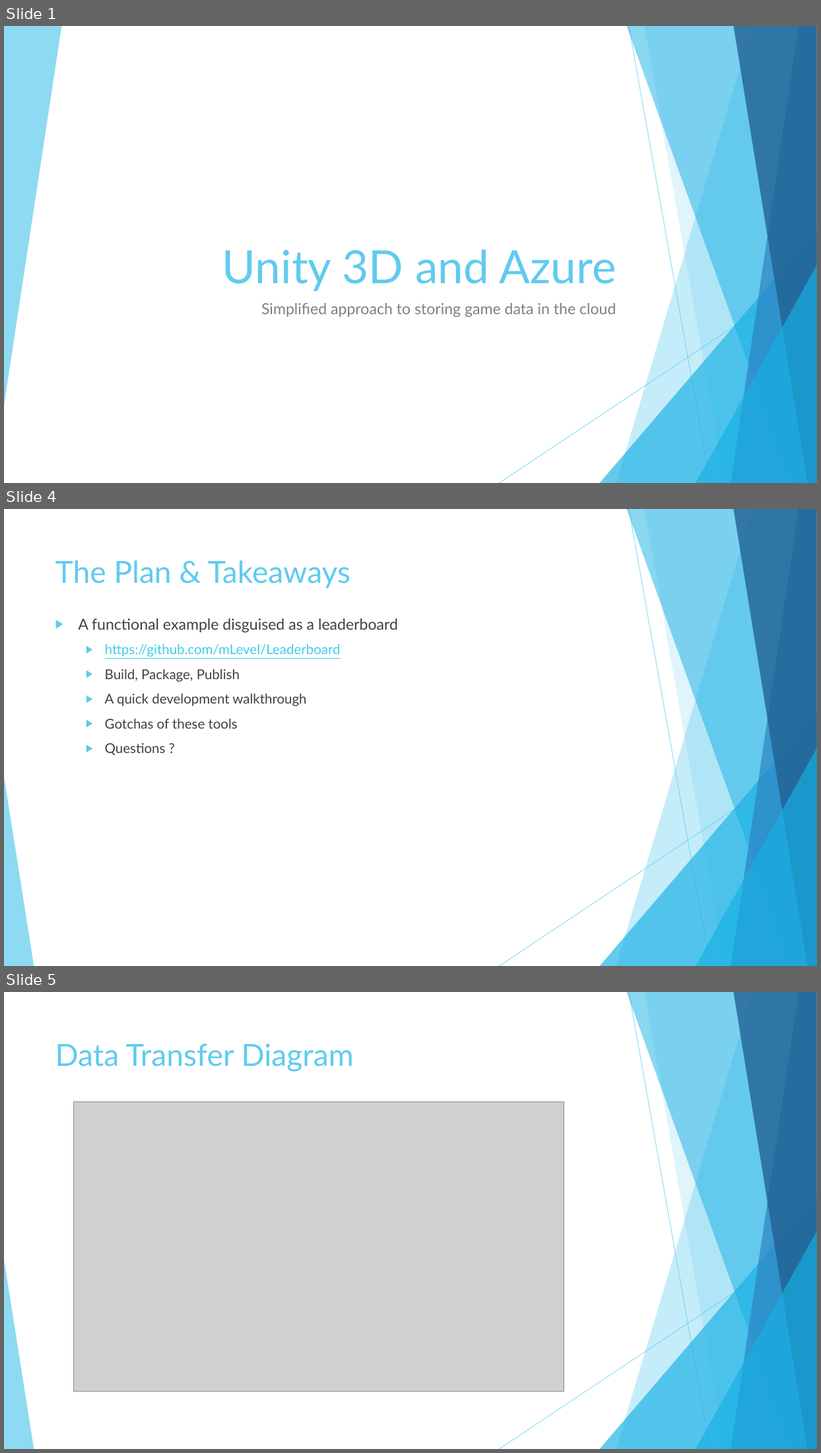
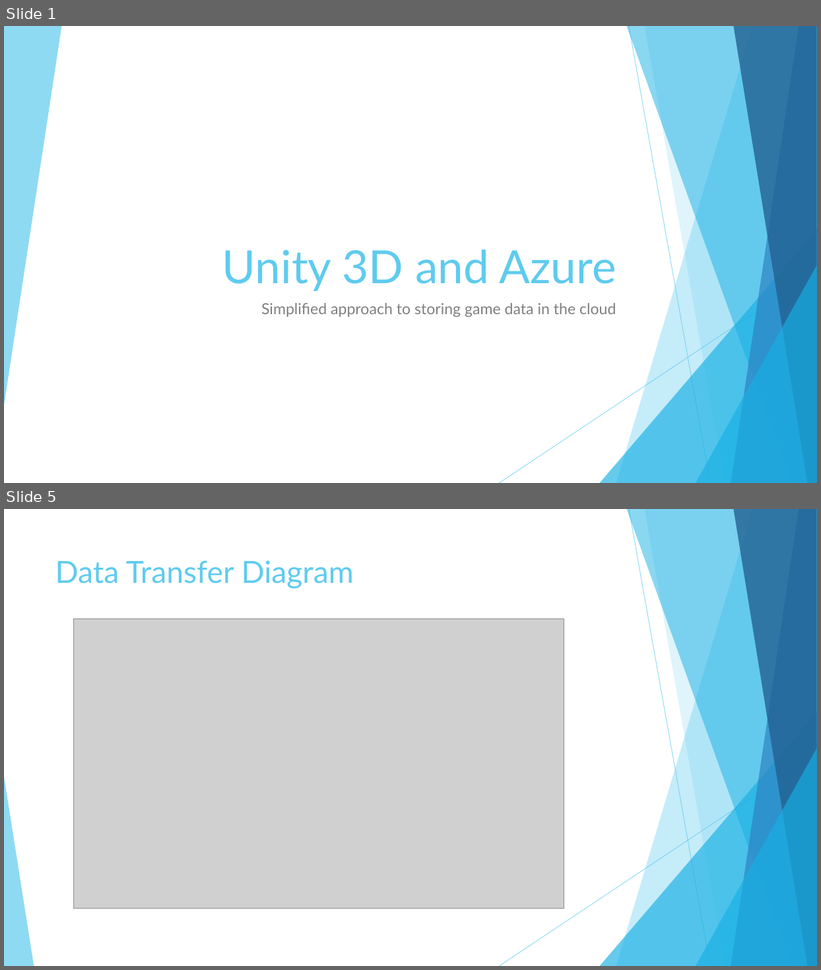
Before and after one commit to andrewboudreau/Leaderboard, a slide deck: Unity 3D and Azure.pptx. Shown one above the other, each under a label of ours: slides 1, 4 and 5 before the commit, slides 1 and 5 after it; the slides between them are not shown. The pictures are 821x1453 and 821x970 pixels, drawn with LibreOffice and Linux fonts; fonts in the diff are those of the drawing; grey boxes stand for pictures. Boxes give left, top, right and bottom in pixels: in the first picture for what was removed or moved away, otherwise in the second. Text is boxed around its words. In the diff, an @@ line names an element or a change of style, - is before the commit and + after.

```diff
--- a/Unity 3D and Azure.pptx
+++ b/Unity 3D and Azure.pptx
@@ slide 4 removed at <box>4,509,817,966</box>, background #FFFFFF; not listed: 10 template elements that a slide beside it also shows @@
@@ title removed at <box>55,560,350,588</box> @@
-The Plan & Takeaways
@@ text removed at <box>78,619,398,755</box> @@
-▶ A functional example disguised as a leaderboard
-  ▶ https://github.com/mLevel/Leaderboard
-  ▶ Build, Package, Publish
-  ▶ A quick development walkthrough
-  ▶ Gotchas of these tools
-  ▶ Questions ?
```
Also in this commit, not shown: 2 slides changed, 1 slide added.
